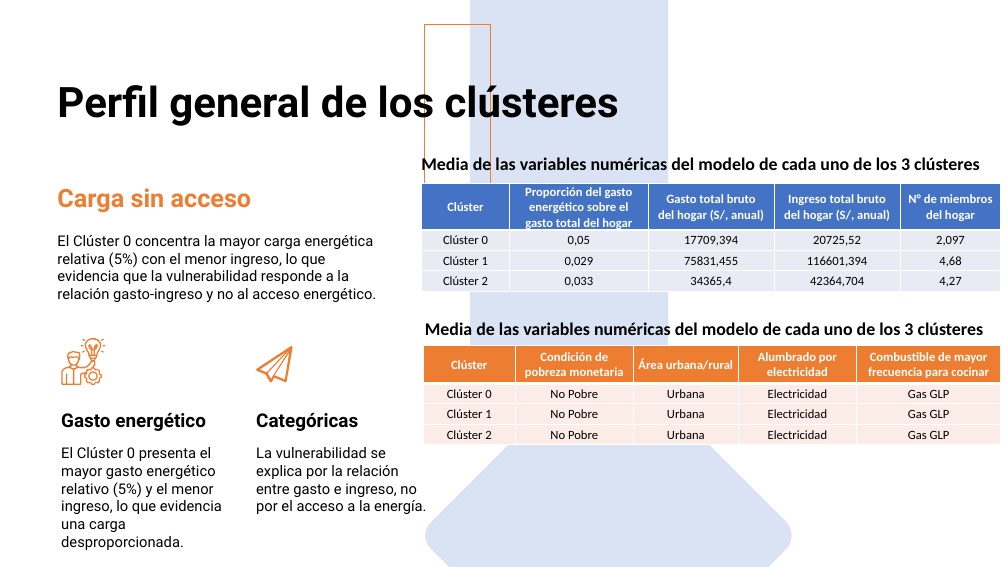
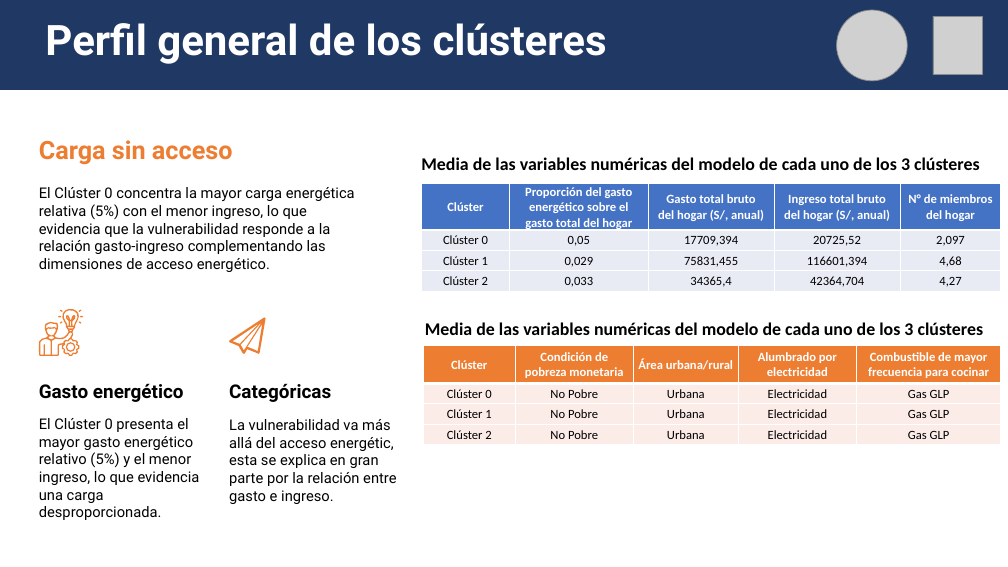
Before and after one commit to lucianoaltamirano435-rgb/Grupo_3_Trabajos_practicos, a slide deck: slide 8 of TPF/TP_final_Seminario_programacion_presentación_final.pptx. Drawn at 1008x567 pixels with LibreOffice and Linux fonts; fonts in the diff are those of the drawing; grey boxes stand for pictures. Boxes give left, top, right and bottom in pixels: in the first picture for what was removed or moved away, otherwise in the second. Text is boxed around its words. In the diff, an @@ line names an element or a change of style, - is before the commit and + after.

```diff
--- a/TPF/TP_final_Seminario_programacion_presentación_final.pptx
+++ b/TPF/TP_final_Seminario_programacion_presentación_final.pptx
@@ rectangle added at [0, 0, 1008, 89], fill #203864, outline #203864 1 pt @@
@@ text "Perfil general de los clústeres": place and size @@
-text "Perfil general de los clústeres" at [57, 78, 619, 127]
+text "Perfil general de los clústeres" at [45, 23, 607, 64]
@@ text "Perfil general de los clústeres" at [45, 23, 607, 64]: text colour #000000 to #FFFFFF @@
@@ rectangle removed at [425, 25, 491, 268] @@
@@ rectangle removed at [470, 0, 668, 350] @@
@@ picture added at [837, 10, 907, 81] @@
@@ picture added at [933, 16, 982, 74] @@
@@ text "Carga sin acceso": place and size @@
-text "Carga sin acceso" at [57, 188, 252, 213]
+text "Carga sin acceso" at [39, 140, 233, 165]
@@ text at [39, 187, 355, 272]: text changed @@
-El Clúster 0 concentra la mayor carga energética relativa (5%) con el menor ingreso, lo que evidencia que la vulnerabilidad responde a la relación gasto-ingreso y no al acceso energético.
+El Clúster 0 concentra la mayor carga energética relativa (5%) con el menor ingreso, lo que evidencia que la vulnerabilidad responde a la relación gasto-ingreso complementando las dimensiones de acceso energético.
@@ 2 texts, 1 freeform shape: place and size @@
-2 texts, 1 freeform shape at [61, 338, 222, 550]
+2 texts, 1 freeform shape at [39, 309, 200, 520]
@@ freeform shape: place and size @@
-freeform shape at [256, 346, 293, 383]
+freeform shape at [229, 318, 265, 354]
@@ freeform shape removed at [422, 349, 795, 567] @@
@@ text "Categóricas": place and size @@
-text "Categóricas" at [256, 412, 358, 431]
+text "Categóricas" at [229, 383, 331, 402]
@@ text at [229, 419, 396, 504]: text changed @@
-La vulnerabilidad se explica por la relación entre gasto e ingreso, no por el acceso a la energía.
+La vulnerabilidad va más allá del acceso energétic, esta se explica en gran parte por la relación entre gasto e ingreso.
```
Also in this commit, not shown: 8 other slides changed, 1 slide removed.
